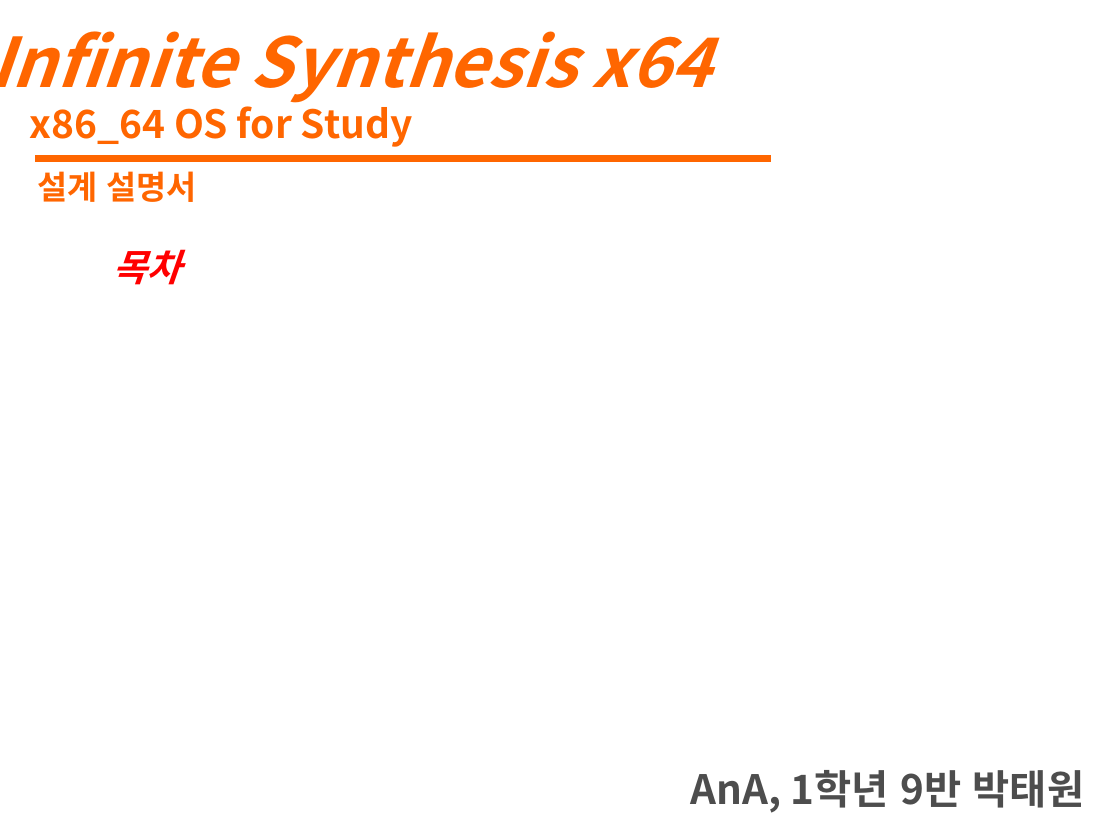
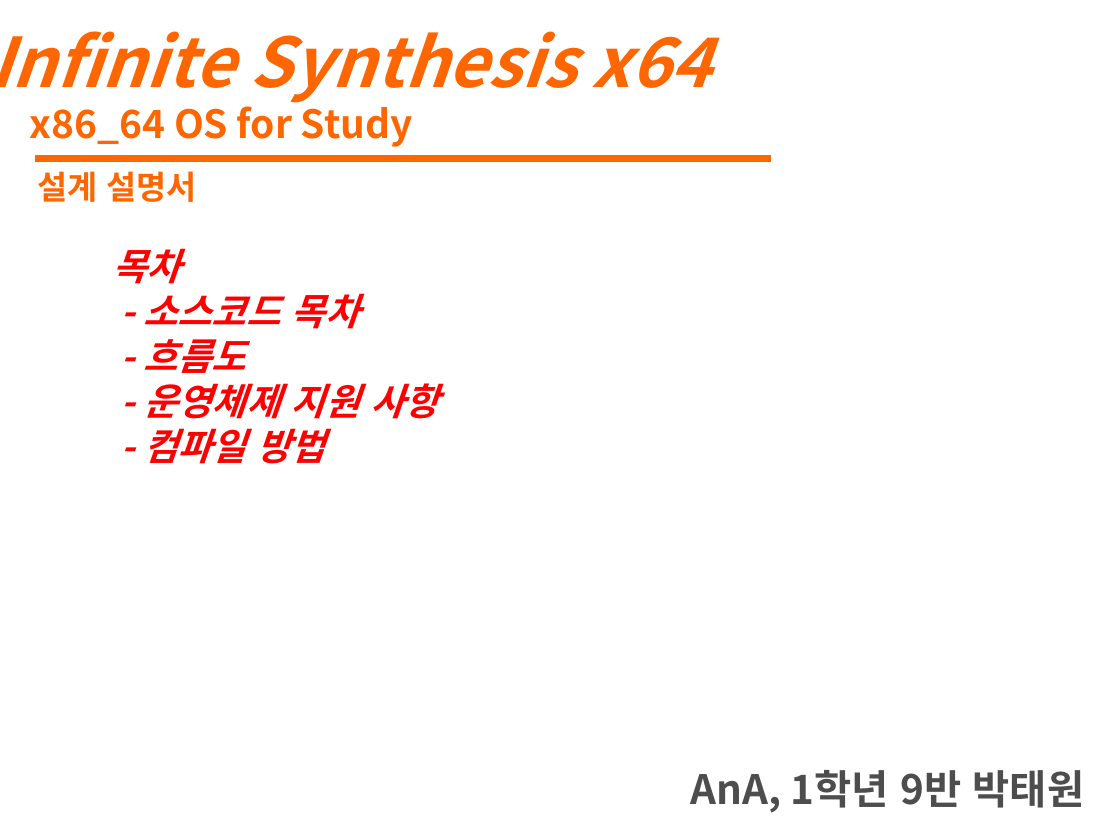
Before and after one commit to producer82/Infinite-Synthesis-x64, a slide deck: slide 1 of 0dev/Infinite Synthesis x64 설계.pptx. Drawn at 1120x840 pixels with LibreOffice and Linux fonts; fonts in the diff are those of the drawing. Boxes give left, top, right and bottom in pixels: in the first picture for what was removed or moved away, otherwise in the second. Text is boxed around its words. In the diff, an @@ line names an element or a change of style, - is before the commit and + after.

```diff
--- a/0dev/Infinite Synthesis x64 설계.pptx
+++ b/0dev/Infinite Synthesis x64 설계.pptx
@@ text at (x1=143, y1=293, x2=439, y2=464): paragraphs added @@
+- 소스코드 목차
+- 흐름도
+- 운영체제 지원 사항
+- 컴파일 방법
```
